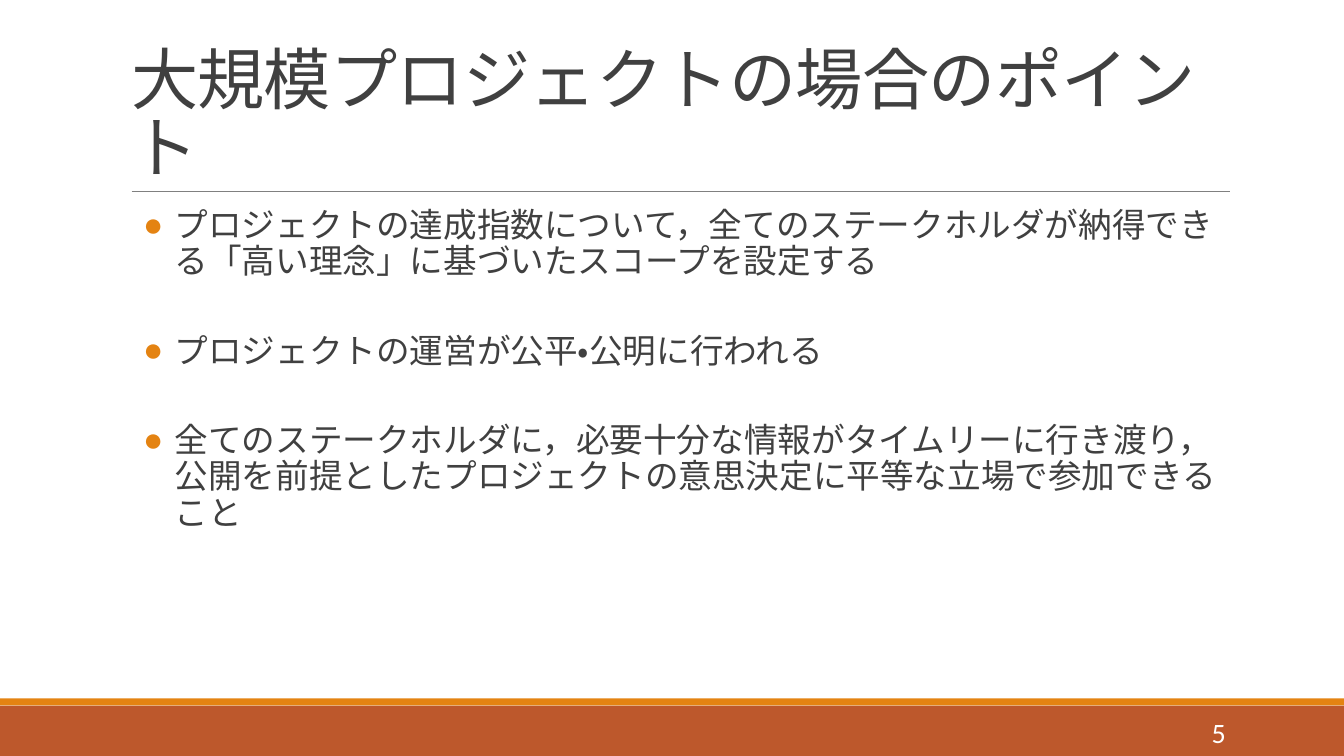
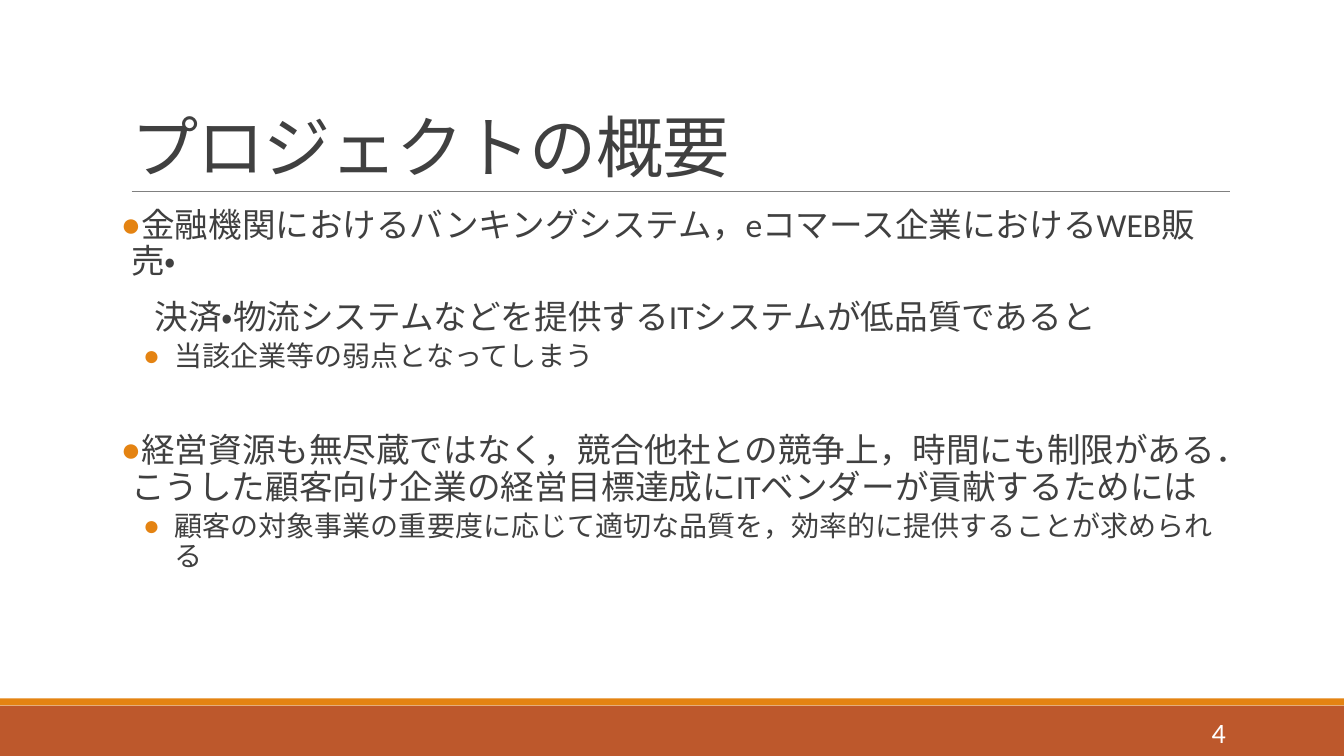
Before and after one commit to horiuchi-lab-teamA/horiuchi-lab-teamA-, a slide deck: slide 4 of ゼミ1/j13/1342082.pptx (slide 5 before the commit). Drawn at 1344x756 pixels with LibreOffice and Linux fonts; fonts in the diff are those of the drawing. Boxes give left, top, right and bottom in pixels: in the first picture for what was removed or moved away, otherwise in the second. Text is boxed around its words. In the diff, an @@ line names an element or a change of style, - is before the commit and + after.

```diff
--- a/ゼミ1/j13/1342082.pptx
+++ b/ゼミ1/j13/1342082.pptx
@@ title at [131, 115, 730, 178]: text changed @@
-大規模プロジェクトの場合のポイント
+プロジェクトの概要
@@ text at [131, 208, 1249, 567]: text changed @@
-  ● プロジェクトの達成指数について，全てのステークホルダが納得できる「高い理念」に基づいたスコープを設定する
-  ● プロジェクトの運営が公平・公明に行われる
-  ● 全てのステークホルダに，必要十分な情報がタイムリーに行き渡り，公開を前提としたプロジェクトの意思決定に平等な立場で参加できること
+● 金融機関におけるバンキングシステム，eコマース企業におけるWEB販売・
+決済・物流システムなどを提供するITシステムが低品質であると
+  ● 当該企業等の弱点となってしまう
+● 経営資源も無尽蔵ではなく，競合他社との競争上，時間にも制限がある．こうした顧客向け企業の経営目標達成にITベンダーが貢献するためには
+  ● 顧客の対象事業の重要度に応じて適切な品質を，効率的に提供することが求められる
@@ page number at [1212, 725, 1226, 743]: text changed @@
-5
+4
```
Also in this commit, not shown: 6 other slides changed, 2 slides removed.
